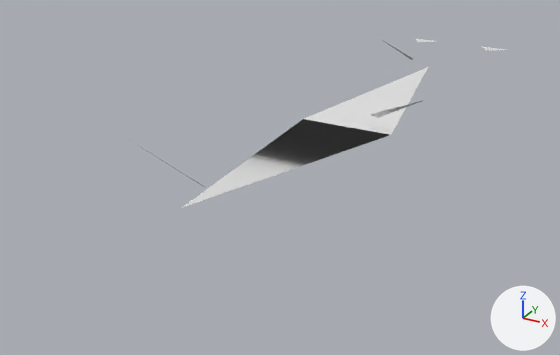
One commit to the OBJ model GameData/Meshes/Designs/voidborn/voidborn_interceptor_mk2_19.obj: the scene before it, then after it.
Rendered twice from a 50 mm lens placed at (1.4, -3.2, 1.26), pointed at (-0.21, -0.26, -0.21). Every picture has the same lights, and +X, +Y and +Z are marked at lower right. The picture after the commit comes second. Where no turn or scale is listed for an object, it has been applied to the vertices. Vertices at exactly the same position are counted once.

The first picture shows 'voidborn_interceptor_mk2_19'.
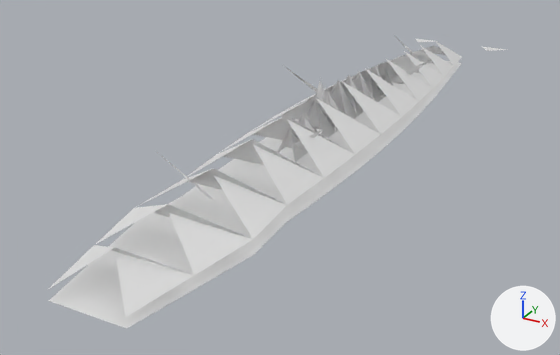
The change, as a diff of the scene's bpy script:
```diff
--- a/GameData/Meshes/Designs/voidborn/voidborn_interceptor_mk2_19.obj.py
+++ b/GameData/Meshes/Designs/voidborn/voidborn_interceptor_mk2_19.obj.py
@@ me_voidborn_interceptor_mk2_19 @@
 # used by ob_voidborn_interceptor_mk2_19; location = (0.0, 0.0, 0.0)
-me_voidborn_interceptor_mk2_19.from_pydata(...)  # 19 vertices, 7 faces; spans x -0.48..0.38, y -1.33..1.84, z 0.0..0.22
+me_voidborn_interceptor_mk2_19.from_pydata(...)  # 200 vertices, 152 faces; spans x -0.32..0.32, y -1.81..1.84, z 0.0..0.33
+# me_voidborn_interceptor_mk2_19 part 1: the loose piece of 4 vertices spanning x -0.23..0.23, y -1.33..1.2, z 0.0..0.14 is rebuilt with 50 vertices and now spans x -0.26..0.26, y -1.81..1.38, z 0.04..0.24
+# me_voidborn_interceptor_mk2_19 part 2: the loose piece of 3 vertices spanning x -0.29..-0.07, y 1.08..1.16, z 0.04..0.17 is deleted
+# me_voidborn_interceptor_mk2_19 part 3: the loose piece of 3 vertices spanning x 0.1..0.38, y 0.02..0.09, z 0.04..0.19 is deleted
+# me_voidborn_interceptor_mk2_19 part 4
+# 120 vertices are added at x -0.31..0.26, y -1.81..1.38, z 0.0..0.33
+# 14 new vertices lie (0.1, 0.0, 0.0) away from vertices in x -0.05, y -0.61..0.51, z 0.0..0.1
+# 10 new vertices lie (0.16, 0.0, 0.0) away from vertices in x -0.08, y -0.28..0.17, z 0.0..0.08
+# 114 new faces join them
+# other edits to the shape of me_voidborn_interceptor_mk2_19 do not show in these pictures
```

Boxes [x1, y1, x2, y2] around the edits, measured in the pictures (560 x 355 px):
'voidborn_interceptor_mk2_19', reshaped (21% wider, 71% taller)
    before: [128, 38, 508, 208]
    after: [49, 37, 508, 328]
part 1 of me_voidborn_interceptor_mk2_19, rebuilt (68% wider, 96% taller)
    before: [182, 67, 428, 208]
    after: [49, 40, 462, 317]
part 2 of me_voidborn_interceptor_mk2_19, deleted
    before: [382, 40, 413, 60]
part 3 of me_voidborn_interceptor_mk2_19, deleted
    before: [370, 100, 424, 118]
part 4 of me_voidborn_interceptor_mk2_19, added
    after: [49, 37, 461, 328]
